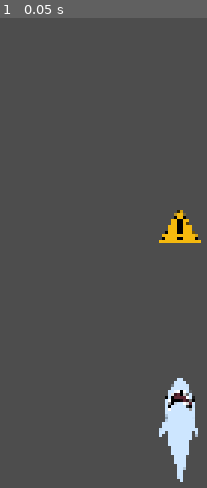
Above: before the commit, frame 1.
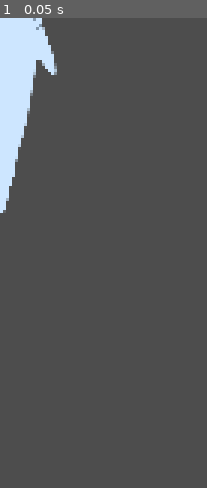
Above: after the commit, the same moment.

Repository: KaratePikachu/egg-drop
Game: Godot game, scene res://obstacles/shark/shark.tscn
Same seed, same stepped clock (60 frames per second), same inputs: the game is played once before the commit and once after it. The project has no main scene, so this scene is started directly.
Inputs:
- Up to frame 1 (0.05 s): no input

The runs differ from the first frame. In frame 1, 8.7% of the frame differs, in the area x 0-98%, y 0-99%.

Commit message:
Update shark.tscn

Diff:
--- a/obstacles/shark/shark.tscn
+++ b/obstacles/shark/shark.tscn
@@ -1,14 +1,14 @@
 [gd_scene format=3 uid="uid://dddb54taxyof4"]
 
 [ext_resource type="Texture2D" uid="uid://btt1bfnl6aatn" path="res://assets/JamfestFall2027Art/JamfestFall2027Art/SharkArt.png" id="1_6ac07"]
-[ext_resource type="Script" uid="uid://b20x6sfaosegf" path="res://obstacles/shark/shark.gd" id="1_d5vcm"]
+[ext_resource type="Script" path="res://obstacles/boomerang/boomerang.gd" id="1_d5vcm"]
 [ext_resource type="Texture2D" uid="uid://ugn6c2q0vnag" path="res://assets/JamfestFall2027Art/JamfestFall2027Art/SharkWarningSignArt.png" id="3_7nd8w"]
 
 [sub_resource type="RectangleShape2D" id="RectangleShape2D_sita2"]
-size = Vector2(126, 118)
+size = Vector2(319, 301)
 
 [sub_resource type="RectangleShape2D" id="RectangleShape2D_087e3"]
-size = Vector2(66, 147)
+size = Vector2(141, 568)
 
 [node name="Shark" type="CharacterBody2D" unique_id=645416866]
 script = ExtResource("1_d5vcm")
@@ -18,11 +18,11 @@
 position = Vector2(0, -577)
 
 [node name="CollisionShape2D" type="CollisionShape2D" parent="Warning" unique_id=552480895]
-position = Vector2(-1, -5)
+position = Vector2(-3, -10)
 shape = SubResource("RectangleShape2D_sita2")
 
 [node name="SharkWarning" type="Sprite2D" parent="Warning" unique_id=1148162266]
-scale = Vector2(0.5078125, 0.5078125)
+scale = Vector2(1.5, 1.5)
 texture = ExtResource("3_7nd8w")
 
 [node name="Shark" type="StaticBody2D" parent="." unique_id=262366604]
@@ -31,14 +31,13 @@
 position = Vector2(7, 0)
 
 [node name="CollisionShape2D" type="CollisionShape2D" parent="Shark/SharkArea" unique_id=388825407]
-position = Vector2(-9, -1.5)
+position = Vector2(-3, 43)
 shape = SubResource("RectangleShape2D_087e3")
 
 [node name="Sprite2D" type="Sprite2D" parent="Shark" unique_id=1663812196]
-position = Vector2(8, 0)
+position = Vector2(27, 0)
+scale = Vector2(3, 3)
 texture = ExtResource("1_6ac07")
-
-[node name="Camera2D" type="Camera2D" parent="." unique_id=670033726]
 
 [connection signal="body_entered" from="Warning" to="." method="_on_warning_body_entered"]
 [connection signal="body_entered" from="Shark/SharkArea" to="." method="_on_shark_area_body_entered"]
